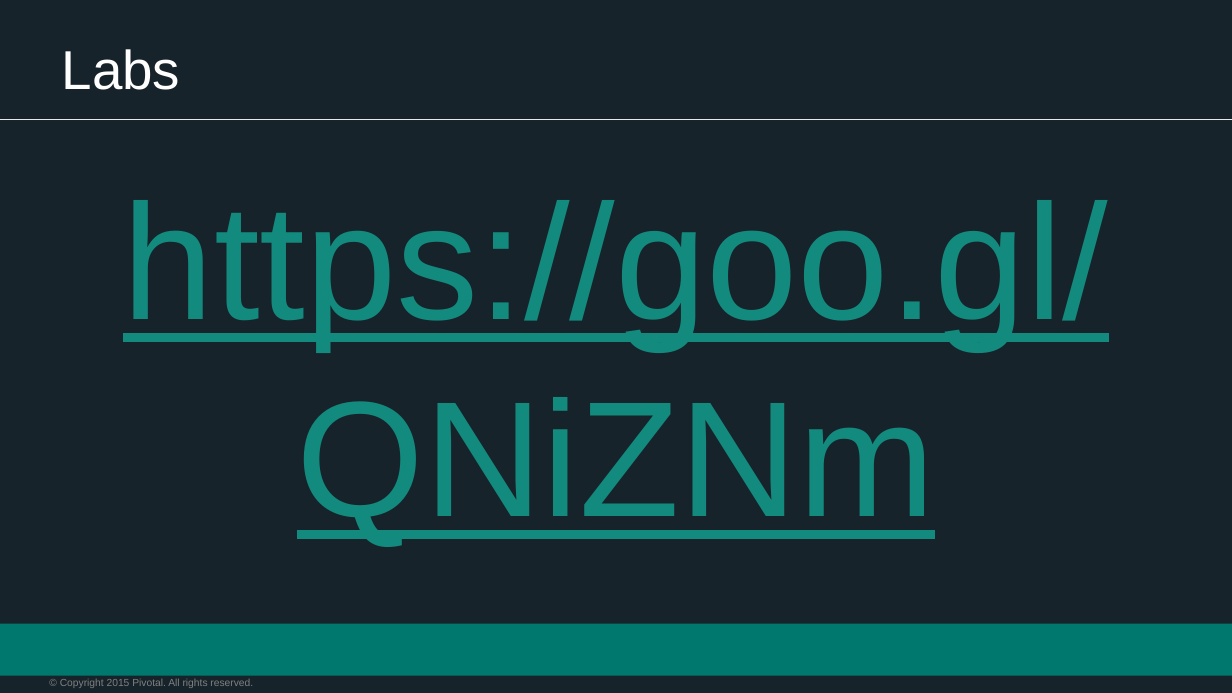
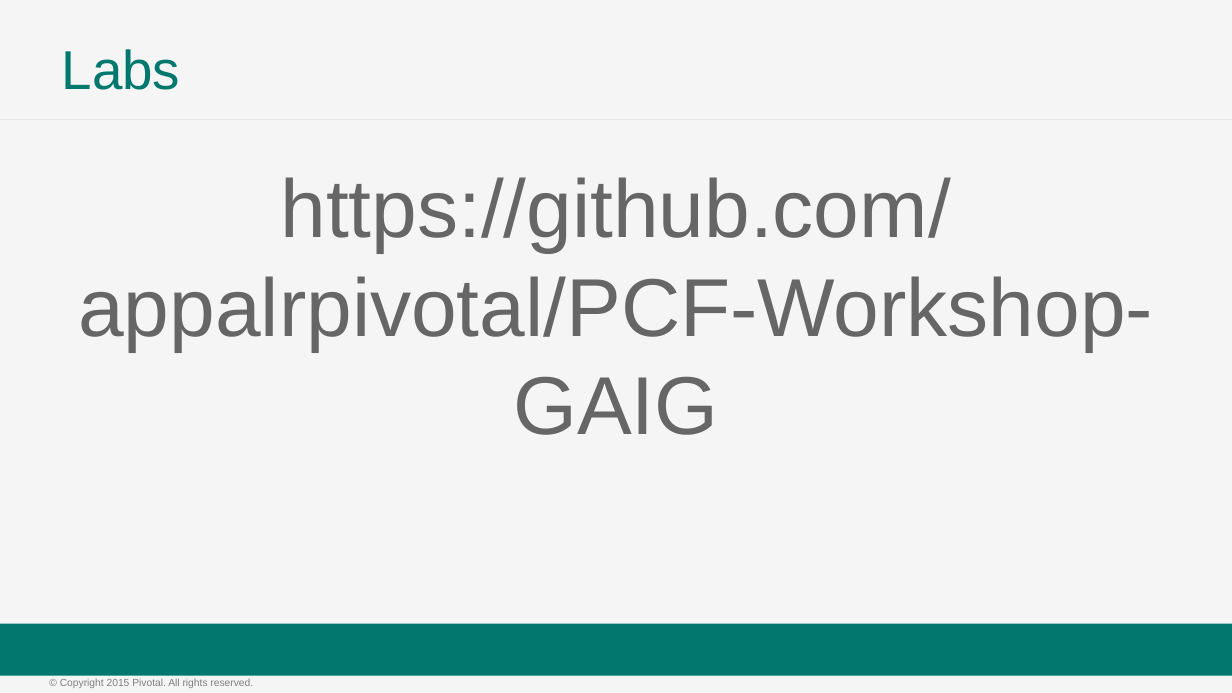
Before and after one commit to appalrpivotal/PCF-Workshop-ESI, a slide deck: slide 2 of presentations/6-Hands-on_Lab.pptx. Drawn at 1232x693 pixels with LibreOffice and Linux fonts; fonts in the diff are those of the drawing; background and template pictures are left out. Boxes give left, top, right and bottom in pixels: in the first picture for what was removed or moved away, otherwise in the second. Text is boxed around its words. In the diff, an @@ line names an element or a change of style, - is before the commit and + after.

Commit message:
Changing the Background of Slides

```diff
--- a/presentations/6-Hands-on_Lab.pptx
+++ b/presentations/6-Hands-on_Lab.pptx
@@ background #17232A to #F5F5F5 @@
@@ title "Labs" at box(62, 49, 181, 90): text colour #FFFFFF to #00786E @@
@@ text at box(78, 177, 1153, 435): text changed; size 96 to 48 pt; text colour #138A7E to #666666 @@
-https://goo.gl/QNiZNm
+https://github.com/appalrpivotal/PCF-Workshop-GAIG
@@ text "© Copyright 2015 Pivotal. All ..." at box(60, 679, 253, 688): text colour #808080 to #7F7F7F @@
```
Also in this commit, not shown: 1 other slide changed, 5 other files.
